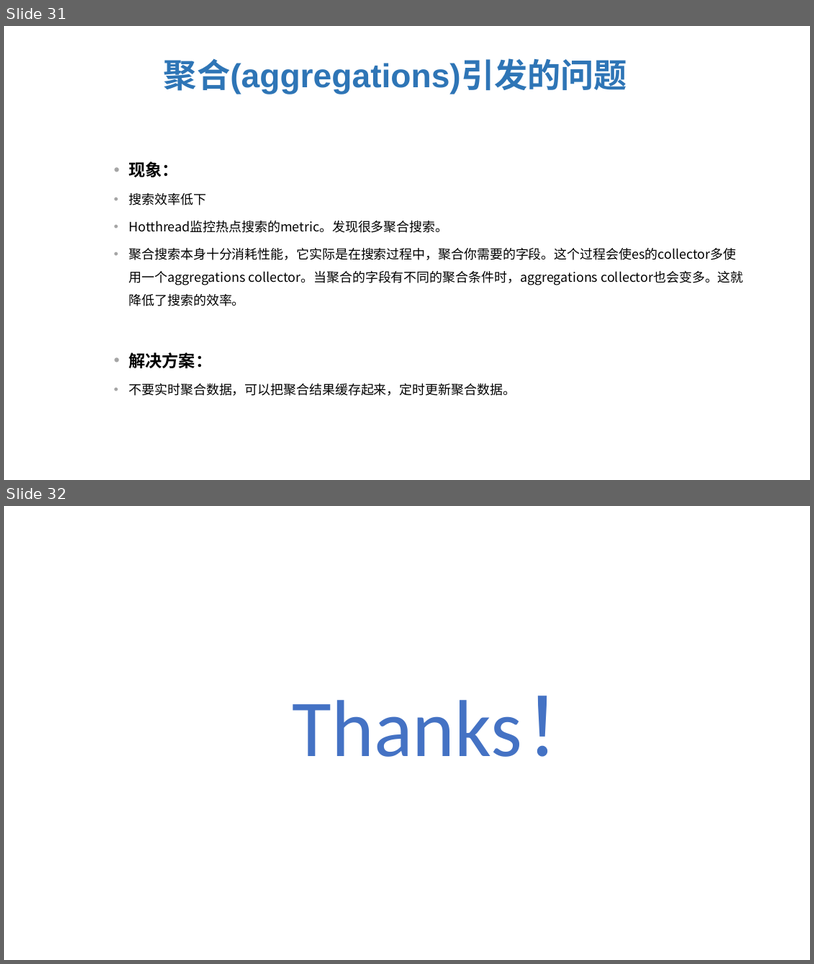
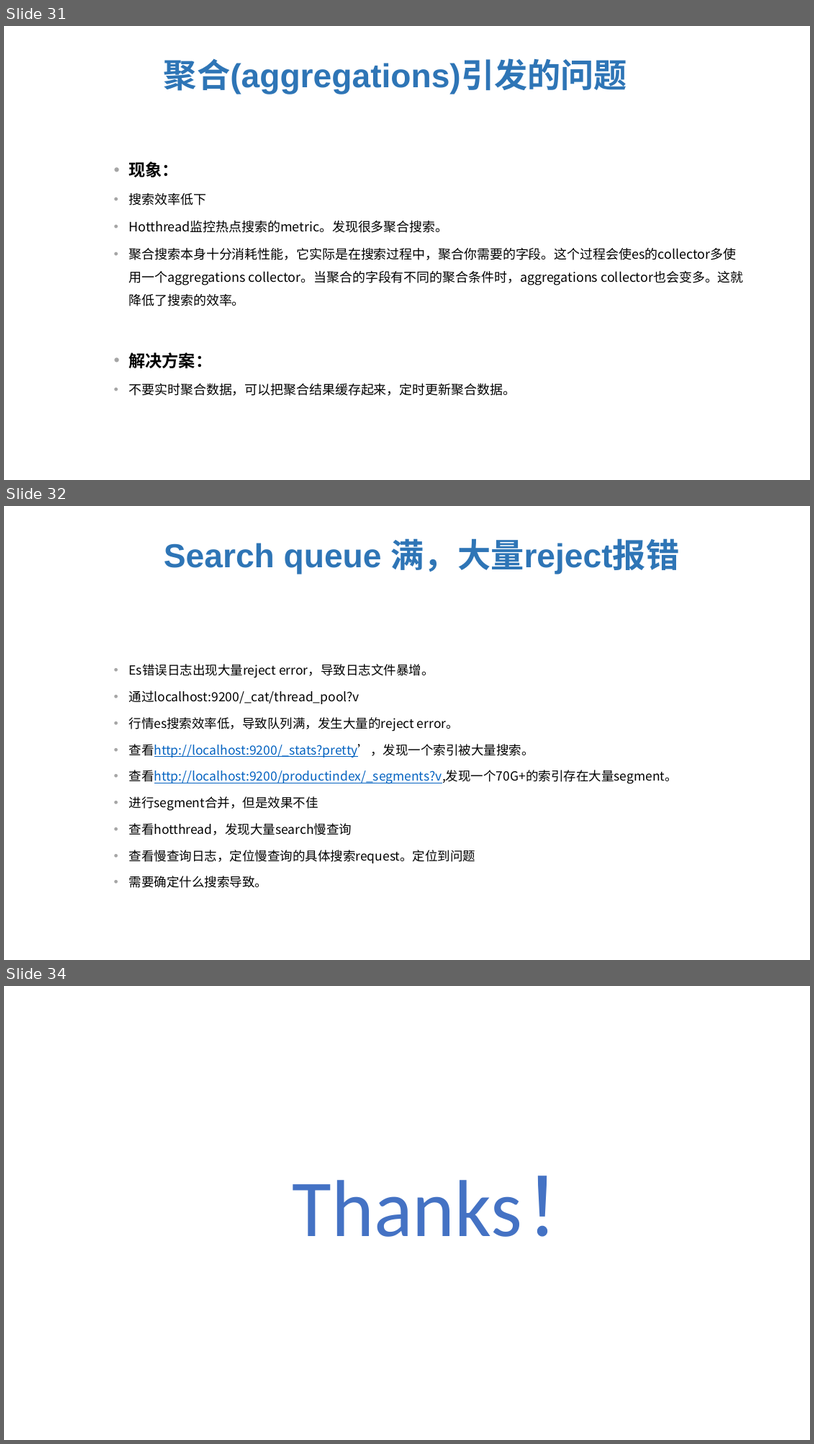
Before and after one commit to easonC/elastic-client, a slide deck: doc/Elasticsearch 技术分享.pptx. Shown one above the other, each under a label of ours: slides 31 and 32 before the commit, slides 31, 32 and 34 after it; the slides between them are not shown. The pictures are 814x964 and 814x1444 pixels, drawn with LibreOffice and Linux fonts; fonts in the diff are those of the drawing; background and template pictures are left out. Boxes give left, top, right and bottom in pixels: in the first picture for what was removed or moved away, otherwise in the second. Text is boxed around its words. In the diff, an @@ line names an element or a change of style, - is before the commit and + after.

```diff
--- a/doc/Elasticsearch 技术分享.pptx
+++ b/doc/Elasticsearch 技术分享.pptx
@@ slide 32 added at box(4, 506, 810, 960), background picture (left out) @@
@@ title added at box(164, 538, 679, 574), 39.6 pt, text #2E75B6, bold @@
+Search queue 满，大量reject报错
@@ text added at box(129, 664, 678, 888), 15 pt, text #000000 @@
+• Es错误日志出现大量reject error，导致日志文件暴增。
+• 通过localhost:9200/_cat/thread_pool?v
+• 行情es搜索效率低，导致队列满，发生大量的reject error。
+• 查看http://localhost:9200/_stats?pretty’，发现一个索引被大量搜索。
+• 查看http://localhost:9200/productindex/_segments?v,发现一个70G+的索引存在大量segment。
+• 进行segment合并，但是效果不佳
+• 查看hotthread，发现大量search慢查询
+• 查看慢查询日志，定位慢查询的具体搜索request。定位到问题
+• 需要确定什么搜索导致。
@@ what was slide 32 is now slide 34 @@
```
Also in this commit, not shown: 1 other slide added, 1 other file.
